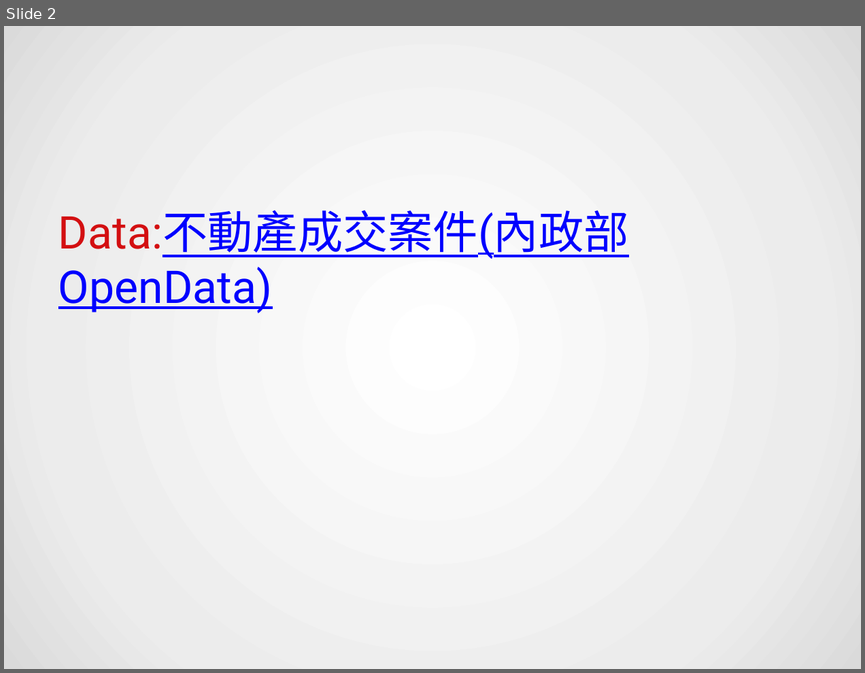
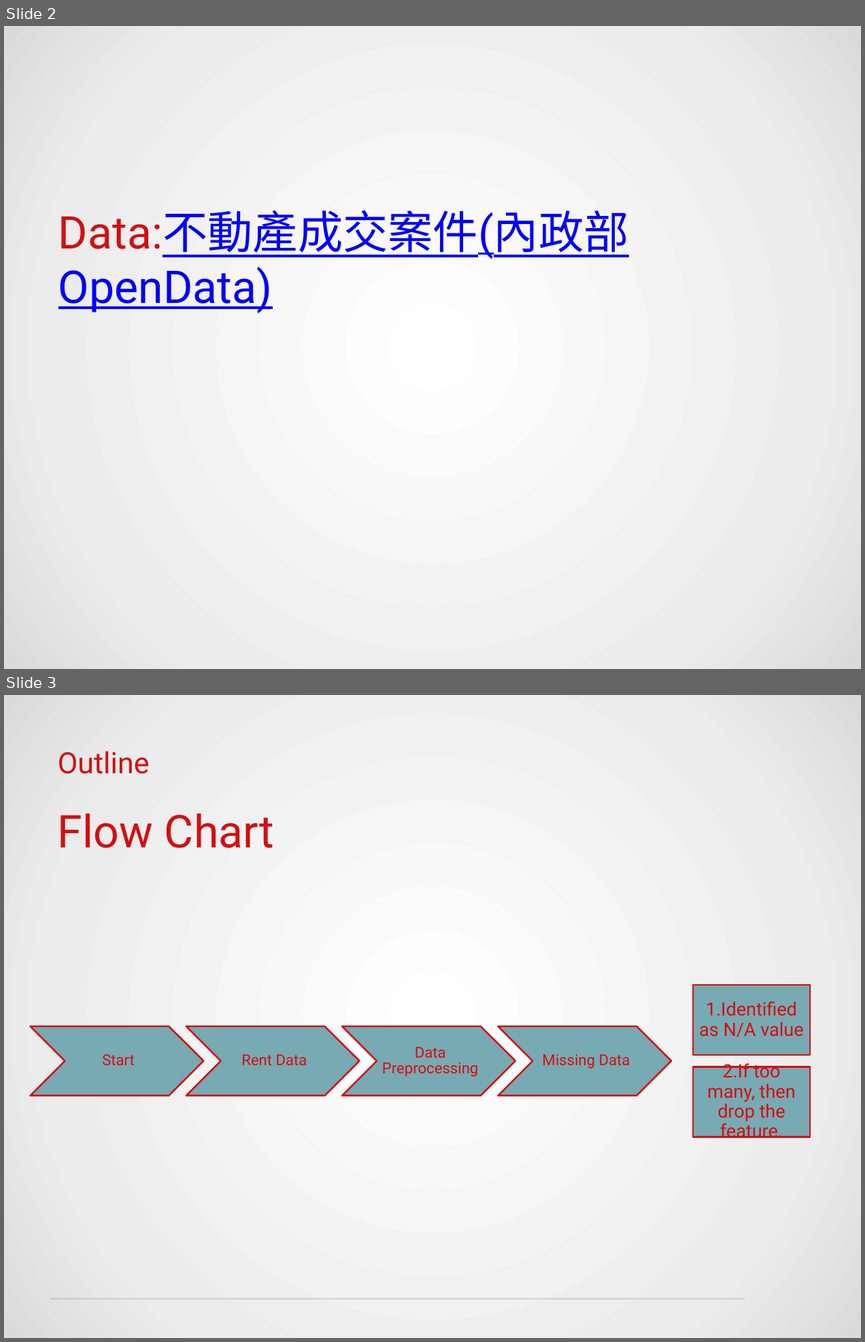
Before and after one commit to HWTeng-Teaching/202409-ML-FinTech, a slide deck: projects/8_Rent_price_prediction.pptx. Shown one above the other, each under a label of ours: slide 2 before the commit, slides 2 and 3 after it. The pictures are 865x673 and 865x1342 pixels, drawn with LibreOffice and Linux fonts; fonts in the diff are those of the drawing; background and template pictures are left out. Boxes give left, top, right and bottom in pixels: in the first picture for what was removed or moved away, otherwise in the second. Text is boxed around its words. In the diff, an @@ line names an element or a change of style, - is before the commit and + after.

```diff
--- a/projects/8_Rent_price_prediction.pptx
+++ b/projects/8_Rent_price_prediction.pptx
@@ slide 3 added at (4,695,861,1338), background gradient #FFFFFF to #ECECEC to #DADADA @@
@@ text added at (58,751,150,774), 35 pt, text #D30F11 @@
+Outline
@@ text added at (58,813,275,848), 54 pt, text #D30F11 @@
+Flow Chart
@@ group added at (31,1026,672,1096): 4 chevrons, 4 texts @@
+Start
+Rent Data
+Data Preprocessing
+Missing Data
@@ group added at (694,985,810,1142): 2 rectangles, 2 texts @@
+1.Identified as N/A value
+2.If too many, then drop the feature.
@@ line added from (50, 1299) to (745, 1299), #5A5F5E 2 pt @@
```
Also in this commit, not shown: 2 other slides added.
